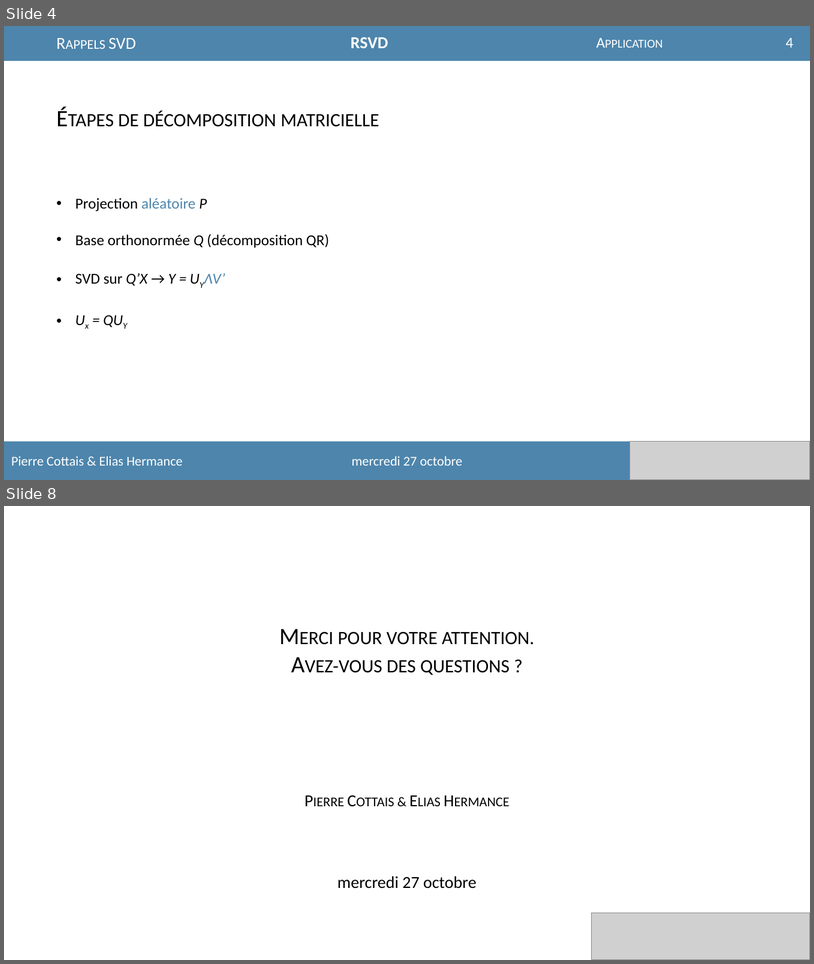
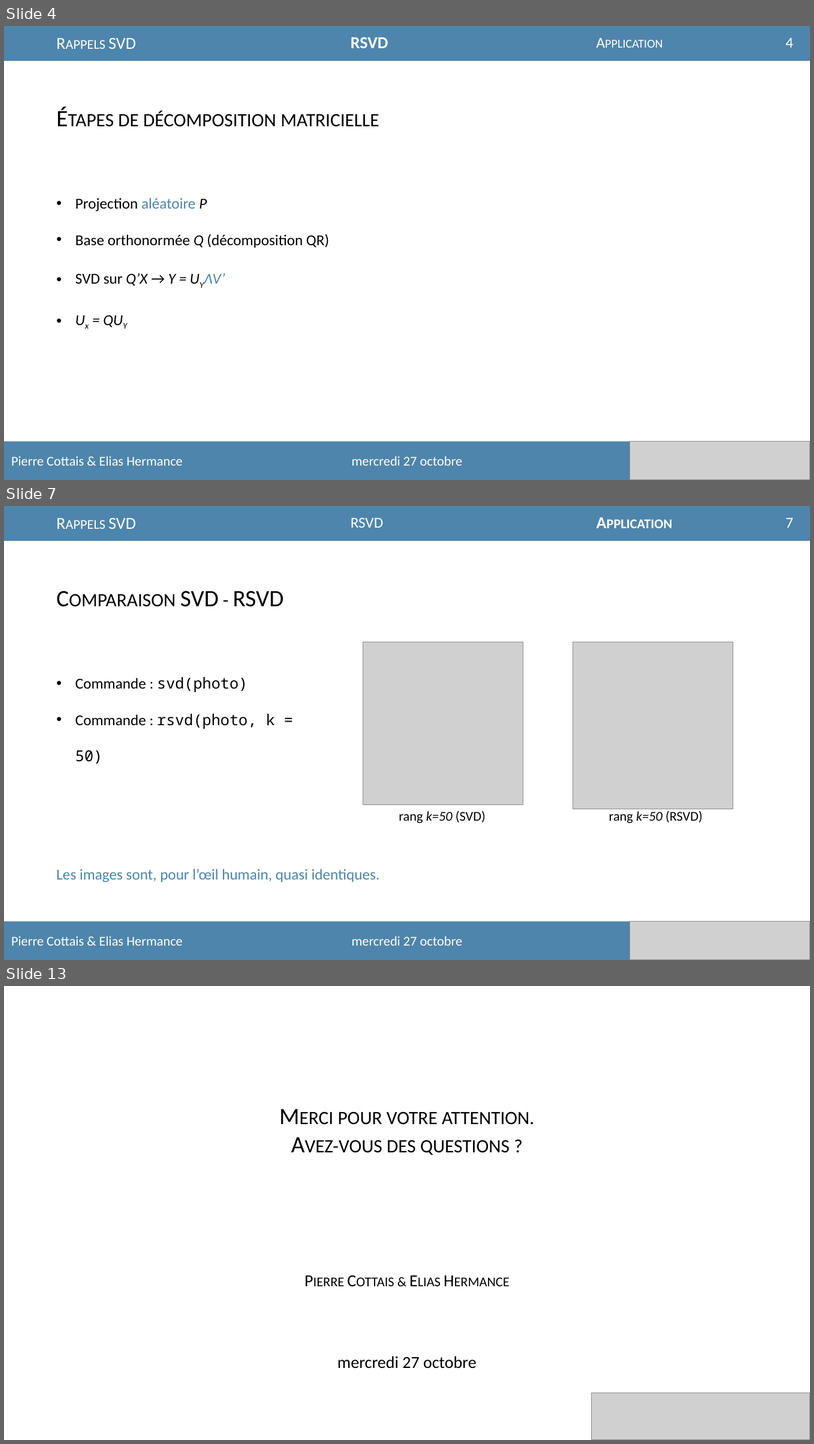
Before and after one commit to Easill/RSVD, a slide deck: presentation.pptx. Shown one above the other, each under a label of ours: slides 4 and 8 before the commit, slides 4, 7 and 13 after it; the slides between them are not shown. The pictures are 814x964 and 814x1444 pixels, drawn with LibreOffice and Linux fonts; fonts in the diff are those of the drawing; grey boxes stand for pictures. Boxes give left, top, right and bottom in pixels: in the first picture for what was removed or moved away, otherwise in the second. Text is boxed around its words. In the diff, an @@ line names an element or a change of style, - is before the commit and + after.

```diff
--- a/presentation.pptx
+++ b/presentation.pptx
@@ slide 7 added at bbox=[4, 506, 810, 960], background #FFFFFF @@
@@ rectangle added at bbox=[4, 506, 810, 541], fill #4D85AC @@
@@ text added at bbox=[108, 518, 136, 529], 20 pt, text #FFFFFF, small capitals @@
+Rappels SVD
@@ text added at bbox=[351, 517, 384, 528], 18 pt, text #FFFFFF, small capitals @@
+RSVD
@@ text added at bbox=[591, 508, 680, 535], 20 pt, text #FFFFFF, bold, small capitals @@
+Application
@@ page number added at bbox=[786, 518, 794, 528], 18 pt, text #FFFFFF @@
+7
@@ text added at bbox=[180, 591, 284, 607], 28 pt, text #000000, small capitals @@
+Comparaison SVD - RSVD
@@ picture added at bbox=[363, 642, 524, 805] @@
@@ picture added at bbox=[573, 642, 734, 808] @@
@@ text added at bbox=[75, 677, 275, 763], 18 pt, text #000000 @@
+• Commande : svd(photo)
+• Commande : rsvd(photo, k = 50)
@@ text added at bbox=[399, 811, 486, 823], 16 pt, text #000000 @@
+rang k=50 (SVD)
@@ text added at bbox=[609, 811, 703, 823], 16 pt, text #000000 @@
+rang k=50 (RSVD)
@@ text added at bbox=[56, 868, 380, 882], 18 pt, text #4D85AC @@
+Les images sont, pour l’œil humain, quasi identiques.
@@ rectangle added at bbox=[4, 921, 810, 960], fill #4D85AC @@
@@ text added at bbox=[11, 936, 183, 945], 16 pt, text #FFFFFF @@
+Pierre Cottais & Elias Hermance
@@ text added at bbox=[352, 936, 463, 945], 16 pt, text #FFFFFF @@
+mercredi 27 octobre
@@ picture added at bbox=[631, 921, 810, 960] @@
@@ what was slide 8 is now slide 13 @@
```
Also in this commit, not shown: 5 slides changed, 5 other slides added.
